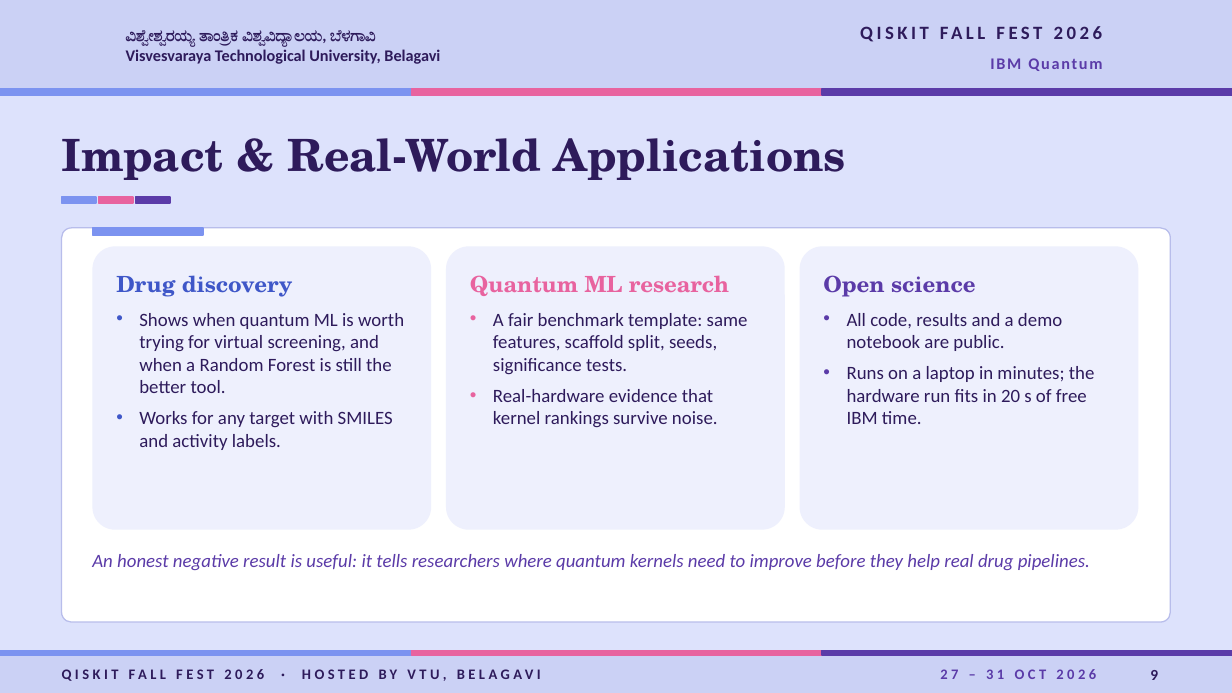
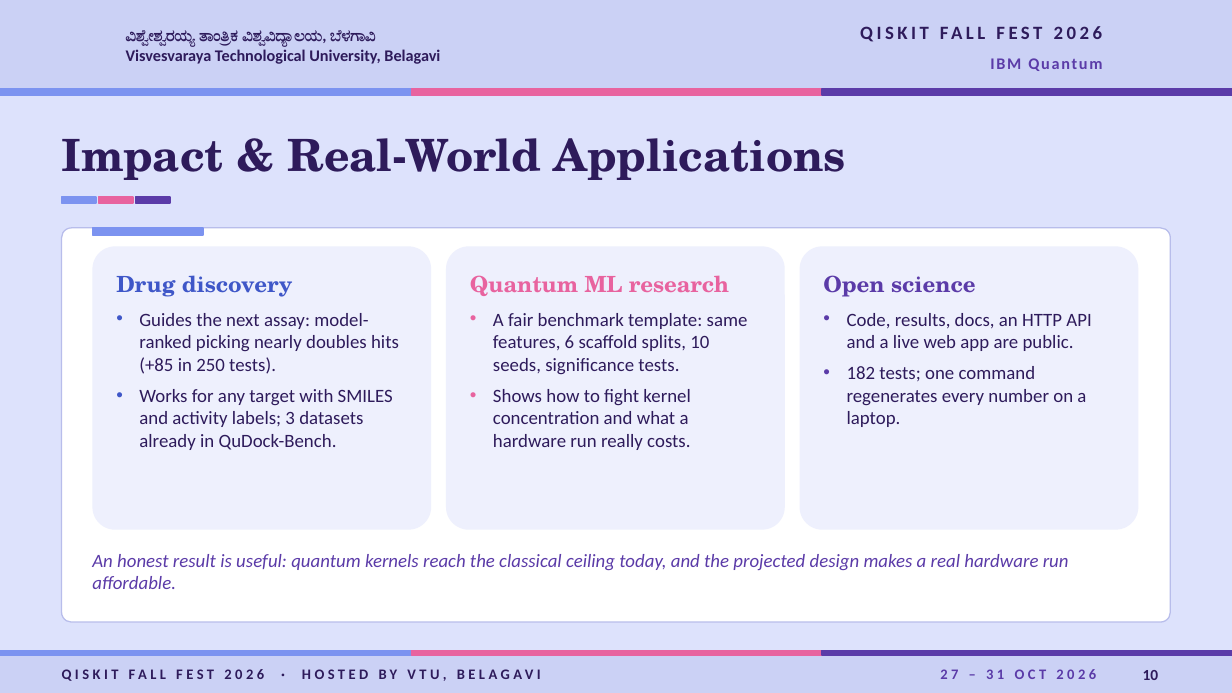
Before and after one commit to shubhodeepcx/QuDock, a slide deck: slide 10 of docs/VTU-QFF-HC-0140.pptx (slide 9 before the commit). Drawn at 1232x693 pixels with LibreOffice and Linux fonts; fonts in the diff are those of the drawing; background and template pictures are left out. Boxes give left, top, right and bottom in pixels: in the first picture for what was removed or moved away, otherwise in the second. Text is boxed around its words. In the diff, an @@ line names an element or a change of style, - is before the commit and + after.

```diff
--- a/docs/VTU-QFF-HC-0140.pptx
+++ b/docs/VTU-QFF-HC-0140.pptx
@@ text in rounded rectangle at box(139, 313, 399, 450): text changed @@
-• Shows when quantum ML is worth trying for virtual screening, and when a Random Forest is still the better tool.
-• Works for any target with SMILES and activity labels.
+• Guides the next assay: model-ranked picking nearly doubles hits (+85 in 250 tests).
+• Works for any target with SMILES and activity labels; 3 datasets already in QuDock-Bench.
@@ text in rounded rectangle at box(493, 313, 748, 450): text changed @@
-• A fair benchmark template: same features, scaffold split, seeds, significance tests.
-• Real-hardware evidence that kernel rankings survive noise.
+• A fair benchmark template: same features, 6 scaffold splits, 10 seeds, significance tests.
+• Shows how to fight kernel concentration and what a hardware run really costs.
@@ text in rounded rectangle at box(847, 313, 1091, 427): text changed @@
-• All code, results and a demo notebook are public.
-• Runs on a laptop in minutes; the hardware run fits in 20 s of free IBM time.
+• Code, results, docs, an HTTP API and a live web app are public.
+• 182 tests; one command regenerates every number on a laptop.
@@ text at box(92, 554, 1069, 589): text changed @@
-An honest negative result is useful: it tells researchers where quantum kernels need to improve before they help real drug pipelines.
+An honest result is useful: quantum kernels reach the classical ceiling today, and the projected design makes a real hardware run affordable.
@@ page number at box(1143, 670, 1159, 680): text changed @@
-9
+10
```
Also in this commit, not shown: 8 other slides changed, 1 slide added, 1 other file.
